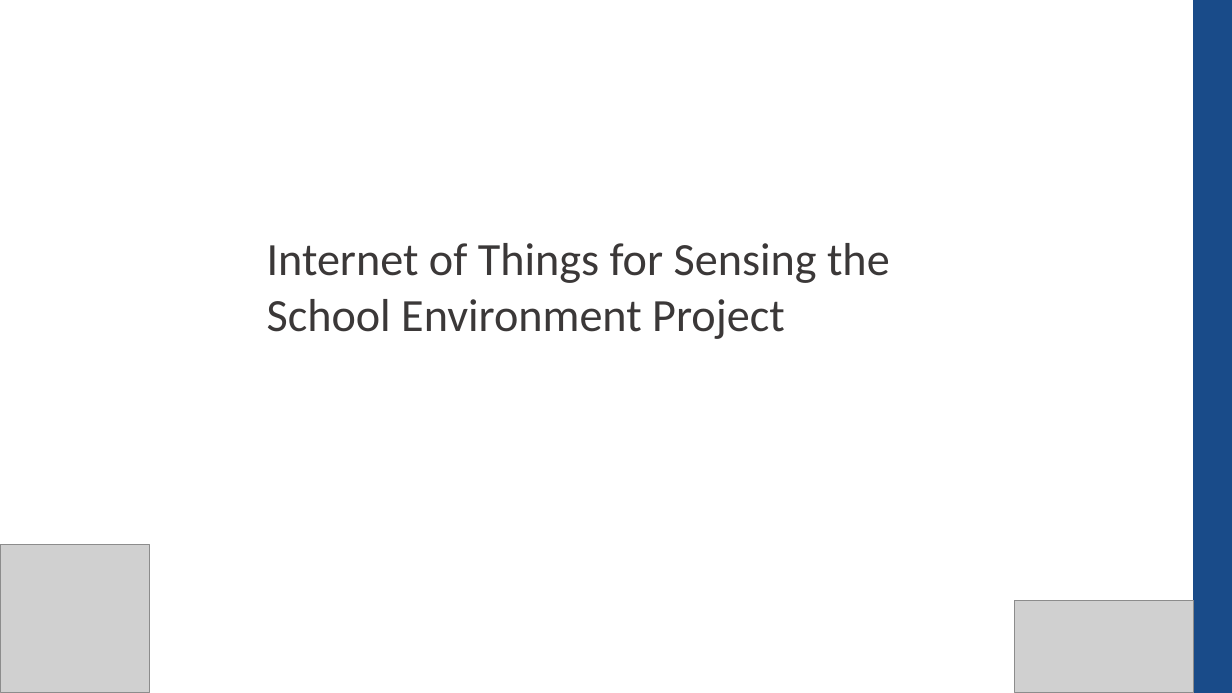
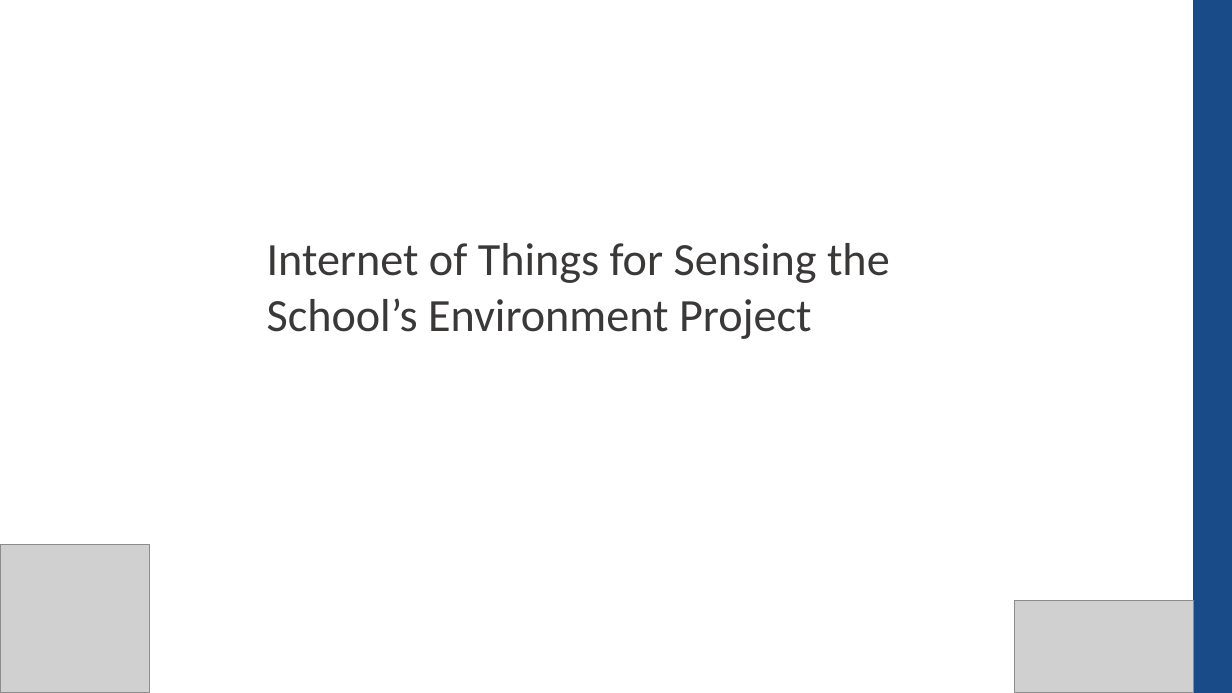
Before and after one commit to CompEng0001/IoT-and-Our-Schools-Environments-for-Education, a slide deck: slide 1 of Lessons/Introduction.pptx (slide 5 before the commit). Drawn at 1232x693 pixels with LibreOffice and Linux fonts; fonts in the diff are those of the drawing; grey boxes stand for pictures. Boxes give left, top, right and bottom in pixels: in the first picture for what was removed or moved away, otherwise in the second. Text is boxed around its words. In the diff, an @@ line names an element or a change of style, - is before the commit and + after.

```diff
--- a/Lessons/Introduction.pptx
+++ b/Lessons/Introduction.pptx
@@ text at (267,243,890,339): text changed @@
-Internet of Things for Sensing the School Environment Project
+Internet of Things for Sensing the School’s Environment Project
```
Also in this commit, not shown: 3 other slides changed, 3 slides added, 11 other files.
